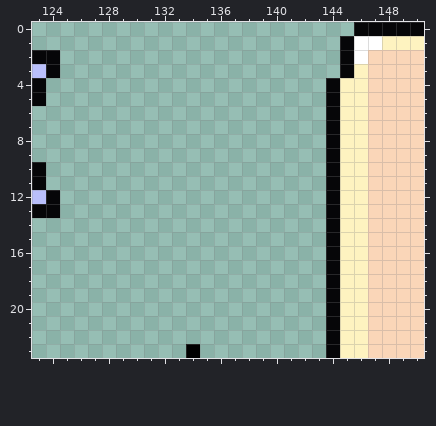
A pixel-art file gets an edit: demo/ui.aseprite. That is the earlier state.
288x352 pixels, 1 frame. Shown: x 123..150, y 0..23.
And afterwards:
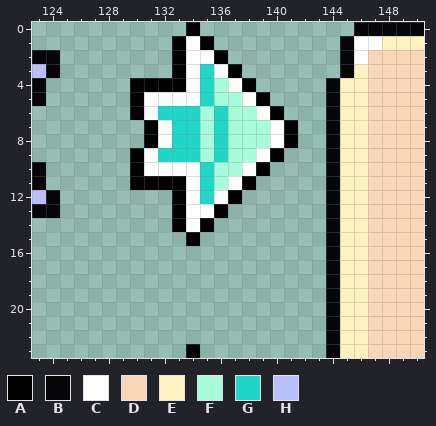
Palette (. is transparent): A #000000  B #060608  C #ffffff  D #fad6b8  E #fef3c0  F #a6fcdb  G #20d6c7  H #b9bffb
The exact change:
@@ x 128..143 @@
- 0 ................
- 1 ................
- 2 ................
- 3 ................
- 4 ................
- 5 ................
- 6 ................
- 7 ................
- 8 ................
- 9 ................
-10 ................
-11 ................
-12 ................
-13 ................
-14 ................
-15 ................
+ 0 ......A.........
+ 1 .....ACA........
+ 2 .....ACCA.......
+ 3 .....ACGCA......
+ 4 ..AAAACGFCA.....
+ 5 ..ACCCCGFFCA....
+ 6 ..ACGGGFGFFCA...
+ 7 ...ACGGFGFFFCA..
+ 8 ...ACGGFGFFFCA..
+ 9 ..ACGGGFGFFCA...
+10 ..ACCCCGFFCA....
+11 ..AAAACGFCA.....
+12 .....ACGCA......
+13 .....ACCA.......
+14 .....ACA........
+15 ......A.........
 16 ................
